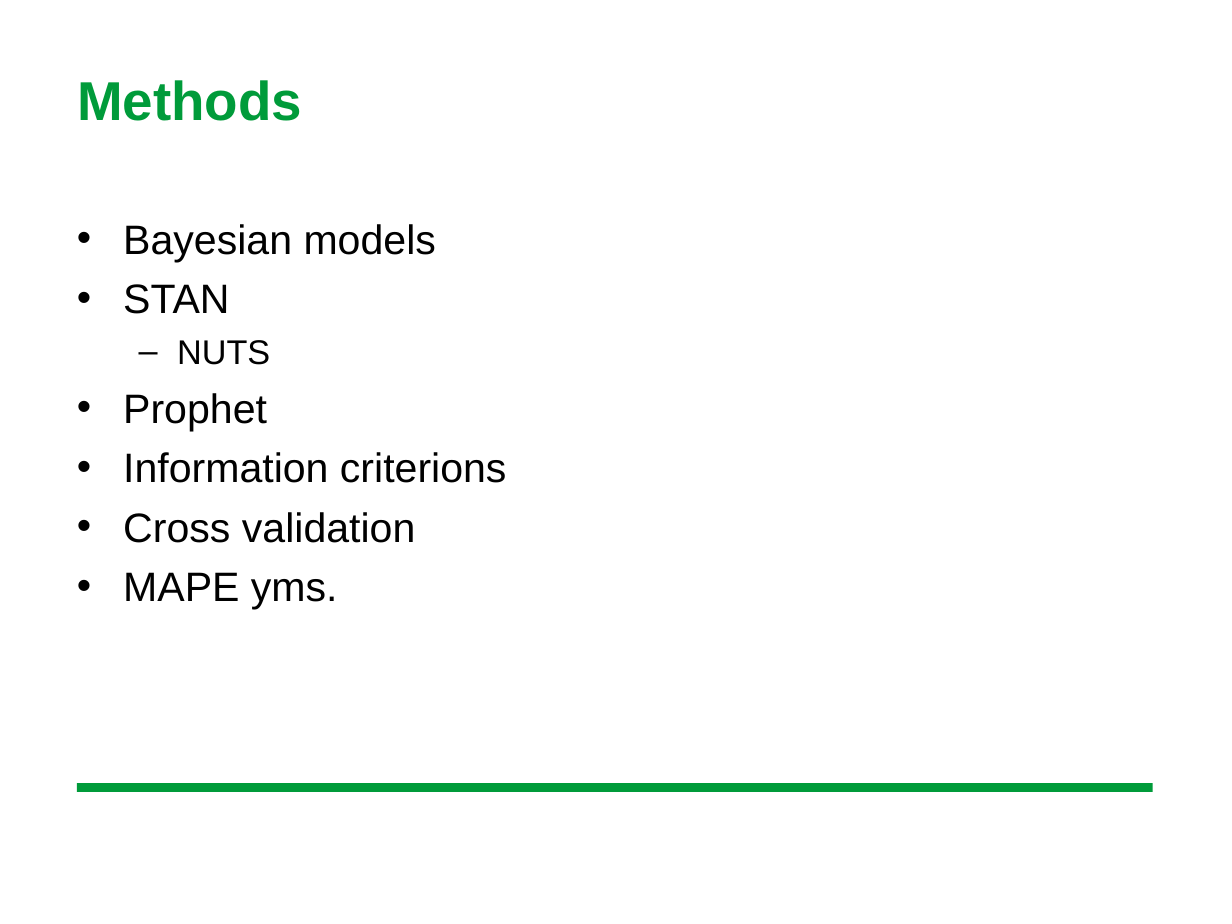
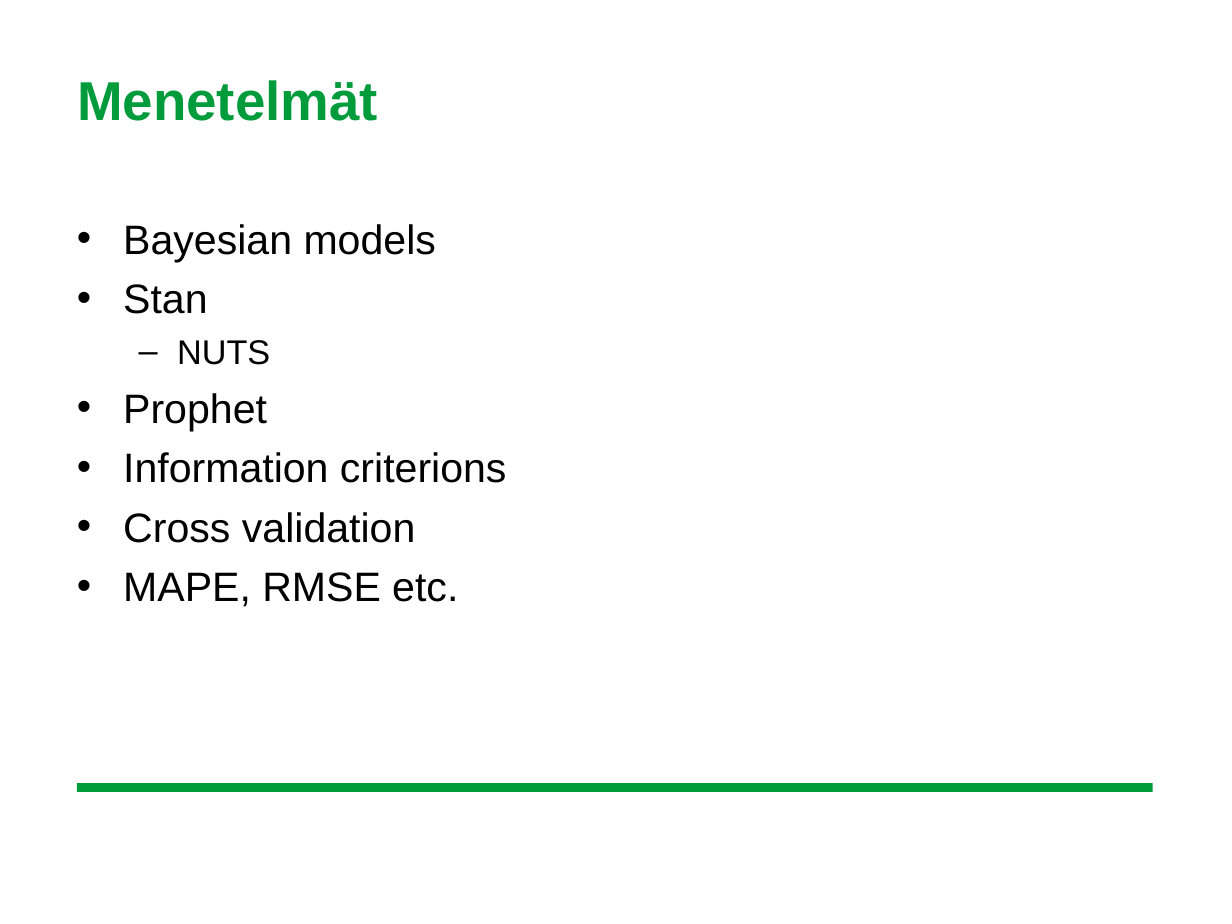
Before and after one commit to leevirontySF/BSC_thesis, a slide deck: slide 6 of aihepresis.ppt. Drawn at 1232x924 pixels with LibreOffice and Linux fonts; fonts in the diff are those of the drawing; background and template pictures are left out. Boxes give left, top, right and bottom in pixels: in the first picture for what was removed or moved away, otherwise in the second. Text is boxed around its words. In the diff, an @@ line names an element or a change of style, - is before the commit and + after.

```diff
--- a/aihepresis.ppt
+++ b/aihepresis.ppt
@@ title at [77, 80, 378, 121]: text changed @@
-Methods
+Menetelmät
@@ text at [123, 284, 207, 314]: text changed @@
-• STAN
+• Stan
@@ text at [123, 572, 458, 607]: text changed @@
-• MAPE yms.
+• MAPE, RMSE etc.
```
Also in this commit, not shown: 4 other slides changed, 2 slides added, 2 slides removed, 6 other files.
